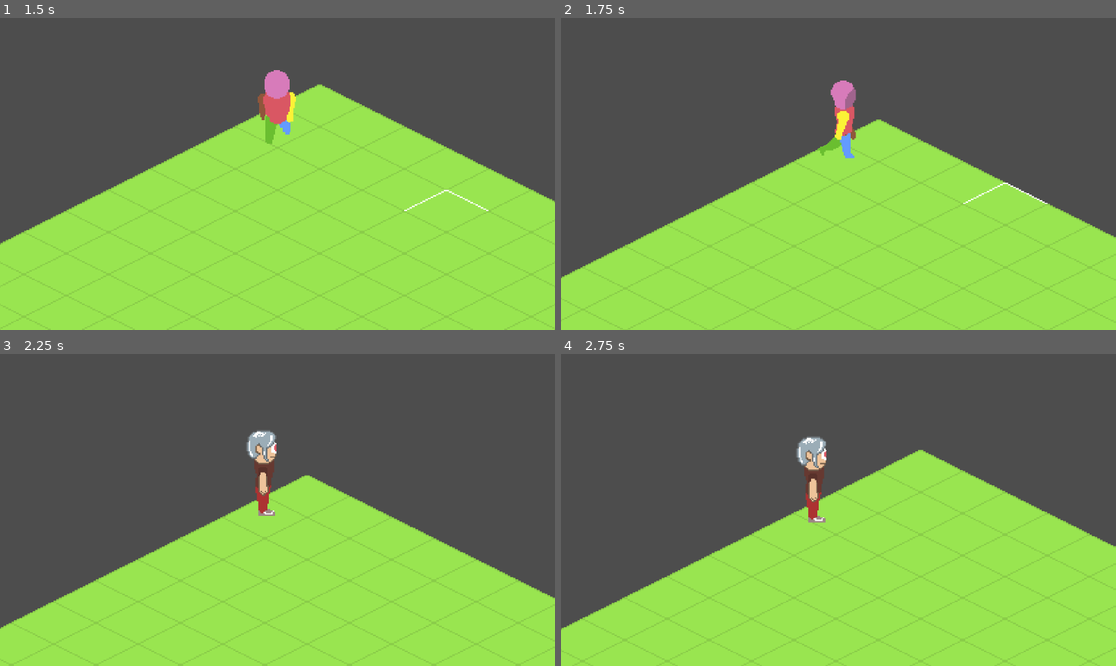
Above: before the commit, frames 1-4 (two rows, left to right).
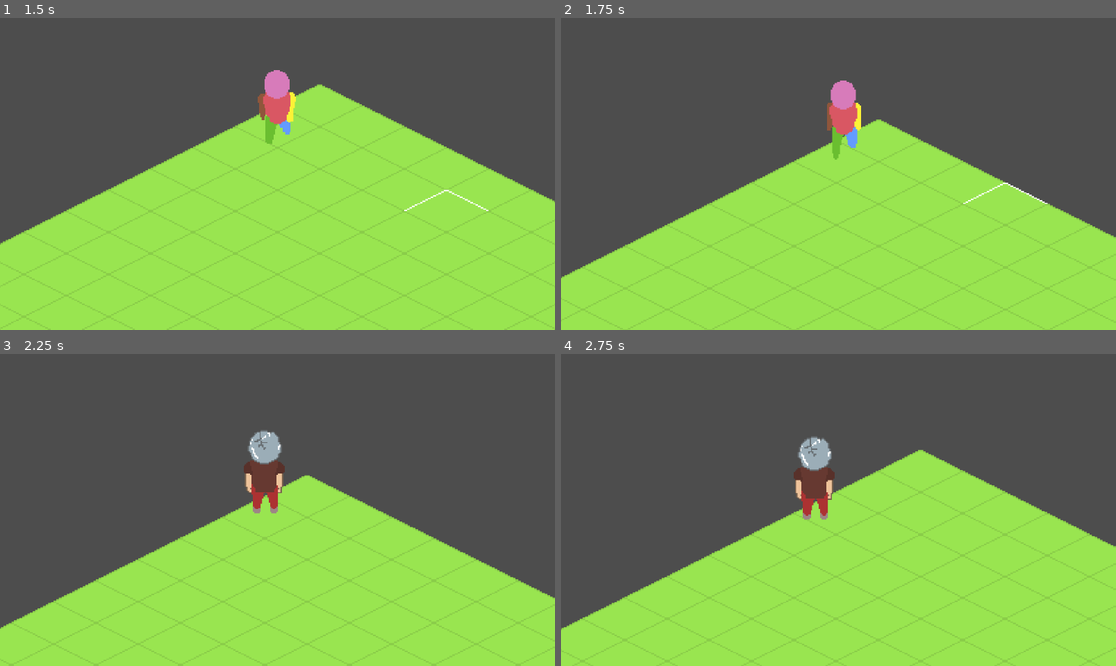
Above: after the commit, the same moments.

Repository: dinushkasam/twilight-memory
Game: Godot game, scene res://scenes/world/world.tscn
Same seed, same stepped clock (60 frames per second), same inputs: the game is played once before the commit and once after it.
Inputs (mouse positions are in pixels of both pictures, inside the frame that each line leads up to):
- Up to frame 1 (1.5 s): tap Enter at 0.5 s; move the mouse to (249, 236) at 0.52 s; hold Up (ui_up) from 0.53 s (still down); click (249, 236) at 0.67 s; move the mouse to (444, 220) at 1.27 s
- Up to frame 2 (1.75 s): keep holding Up (ui_up)
- Up to frame 3 (2.25 s): move the mouse to (111, 463) at 2.02 s; release Up (ui_up) at 2.03 s; hold Left (ui_left) from 2.03 s (still down)
- Up to frame 4 (2.75 s): keep holding Left (ui_left)

Frame 1 is identical in both runs. In frame 2, 0.8% of the frame differs, in the area x 46-55%, y 22-46%; in frame 3, 1.2%; in frame 4, 1.2%, in the area x 41-50%, y 26-55%.

Commit message:
fix: player movement follows the grid

Diff:
--- a/scenes/player/player.tscn
+++ b/scenes/player/player.tscn
@@ -433,6 +433,7 @@
 [node name="Player" type="CharacterBody2D" unique_id=1884763180 node_paths=PackedStringArray("animation_tree")]
 script = ExtResource("1_dovo2")
 animation_tree = NodePath("AnimationTree")
+tile_aspect = Vector2(2, 1)
 
 [node name="AnimatedSprite2D" type="AnimatedSprite2D" parent="." unique_id=670120201]
 z_index = 1
--- a/scripts/player/player.gd
+++ b/scripts/player/player.gd
@@ -17,6 +17,7 @@
 @export var player_state: PlayerState
 
 var last_facing_direction: Vector2
+var animation_vector: Vector2
 
 enum Direction {
 	north,
@@ -48,9 +49,13 @@
 
 
 func handle_movement():
+	animation_vector = Vector2(
+		(right - left),
+		(down - up)
+	)
 	var input_vector := Vector2(
-		(right - left) * tile_aspect.x,
-		(down - up) * tile_aspect.y
+		animation_vector.x * tile_aspect.x,
+		animation_vector.y * tile_aspect.y
 	)
 
 	if input_vector != Vector2.ZERO:
@@ -76,7 +81,7 @@
 	right = Input.get_action_strength("ui_right")
 
 func update_animation():
-	var direction = velocity.normalized()
+	var direction = animation_vector
 
 	if velocity.length() > 0:
 		# y needs to be negative because in 2D, up is negative
Not shown, changed: docs/06_devlog/devlog_2026_feb.md
